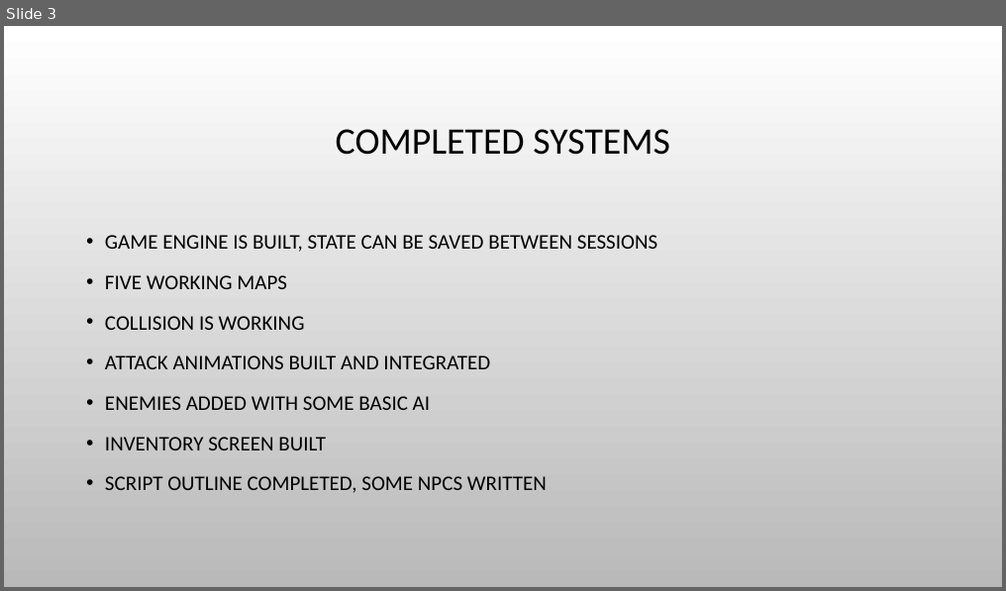
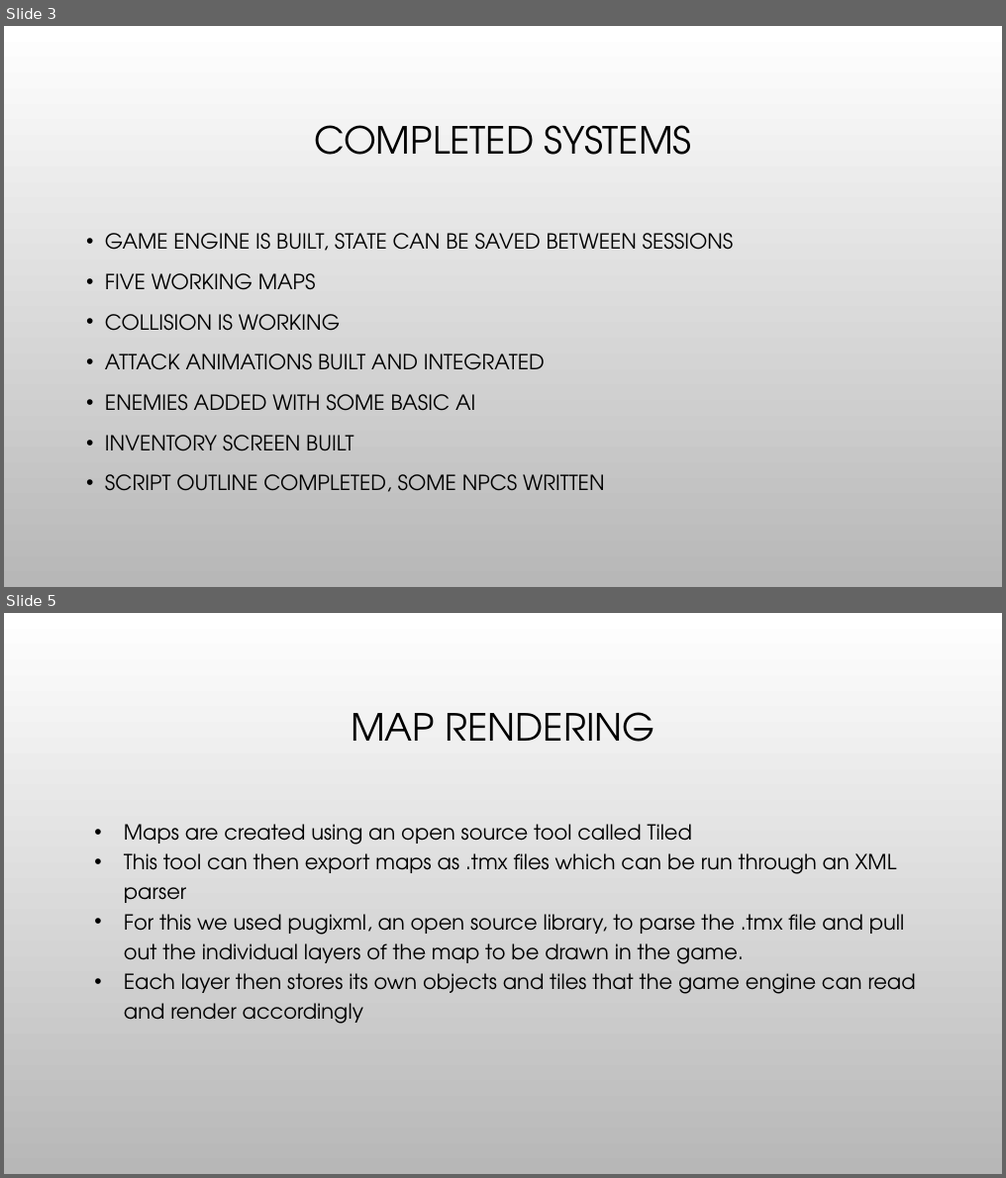
Before and after one commit to hanselrd/bubble-warrior-adventures, a slide deck: docs/presentation.pptx. Shown one above the other, each under a label of ours: slide 3 before the commit, slides 3 and 5 after it; the slides between them are not shown. The pictures are 1006x591 and 1006x1178 pixels, drawn with LibreOffice and Linux fonts; fonts in the diff are those of the drawing; background and template pictures are left out. Boxes give left, top, right and bottom in pixels: in the first picture for what was removed or moved away, otherwise in the second. Text is boxed around its words. In the diff, an @@ line names an element or a change of style, - is before the commit and + after.

```diff
--- a/docs/presentation.pptx
+++ b/docs/presentation.pptx
@@ slide 5 added at bbox=[4, 613, 1002, 1174], background picture (left out) @@
@@ title added at bbox=[350, 712, 655, 742], 36 pt, text #000000 @@
+MAP RENDERING
@@ text added at bbox=[124, 824, 916, 1024], 20 pt, text #000000 @@
+• Maps are created using an open source tool called Tiled
+• This tool can then export maps as .tmx files which can be run through an XML parser
+• For this we used pugixml, an open source library, to parse the .tmx file and pull out the individual layers of the map to be drawn in the game.
+• Each layer then stores its own objects and tiles that the game engine can read and render accordingly
@@ slide 3 changed as well @@
@@ title "COMPLETED SYSTEMS" at bbox=[314, 125, 692, 155]: font Calibri to TeX Gyre Adventor; indent changed @@
@@ text "GAME ENGINE IS BUILT, STATE ..." at bbox=[105, 233, 734, 492]: font Calibri to TeX Gyre Adventor; less space between paragraphs @@
```
Also in this commit, not shown: 4 other slides changed, 3 other slides added.
